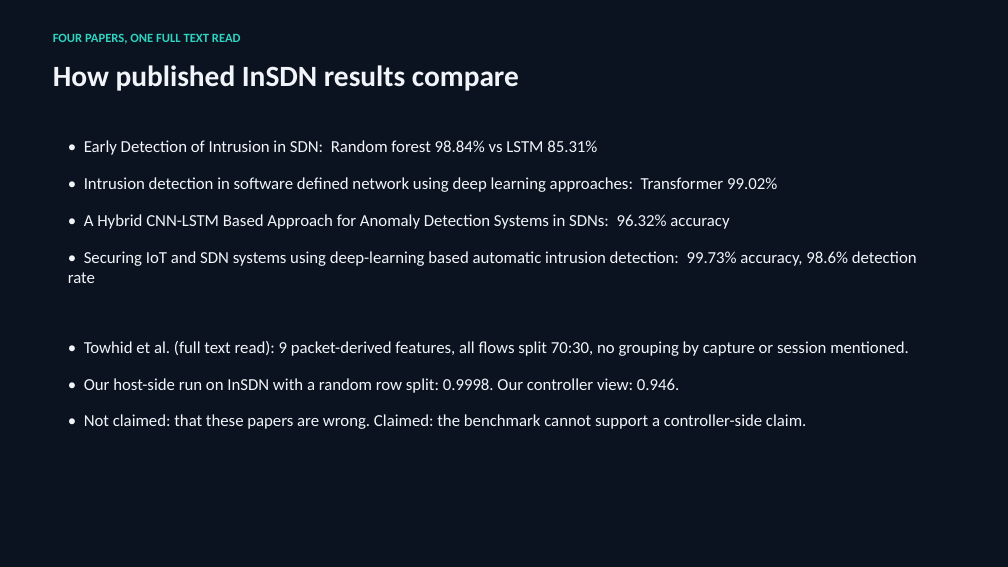
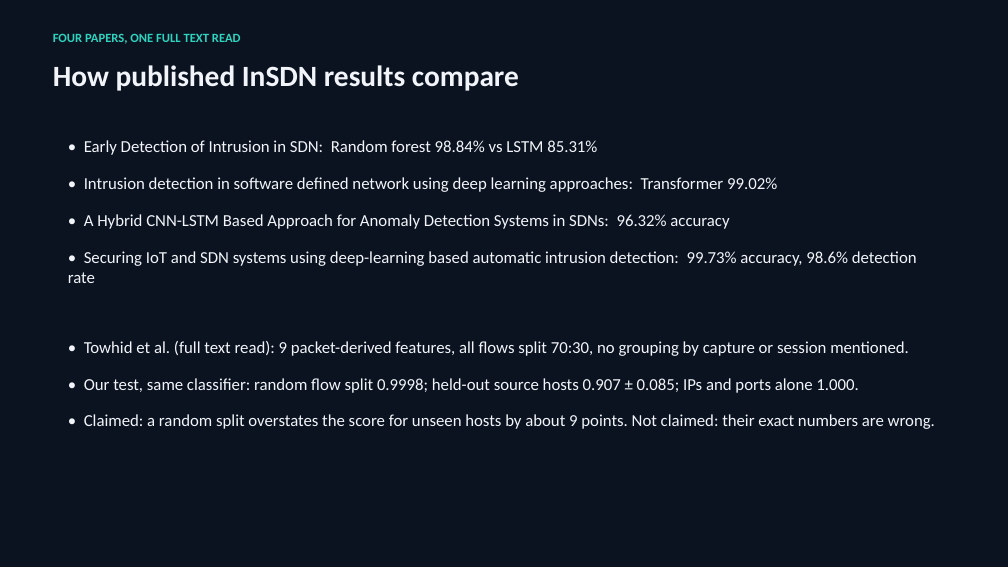
Before and after one commit to adhyan-jain/Proteus, a slide deck: slide 7 of research/insdn_controller/PRESENTATION.pptx. Drawn at 1008x567 pixels with LibreOffice and Linux fonts; fonts in the diff are those of the drawing. Boxes give left, top, right and bottom in pixels: in the first picture for what was removed or moved away, otherwise in the second. Text is boxed around its words. In the diff, an @@ line names an element or a change of style, - is before the commit and + after.

Commit message:
Split-protocol experiment: random flow split vs held-out hosts on InSDN (GPU XGBoost, 10 seeds); add to reproduce.sh, literature page and deck

```diff
--- a/research/insdn_controller/PRESENTATION.pptx
+++ b/research/insdn_controller/PRESENTATION.pptx
@@ text at [84,378,935,429]: text changed @@
-• Our host-side run on InSDN with a random row split: 0.9998. Our controller view: 0.946.
-• Not claimed: that these papers are wrong. Claimed: the benchmark cannot support a controller-side claim.
+• Our test, same classifier: random flow split 0.9998; held-out source hosts 0.907 ± 0.085; IPs and ports alone 1.000.
+• Claimed: a random split overstates the score for unseen hosts by about 9 points. Not claimed: their exact numbers are wrong.
```
Also in this commit, not shown: 5 other files.
